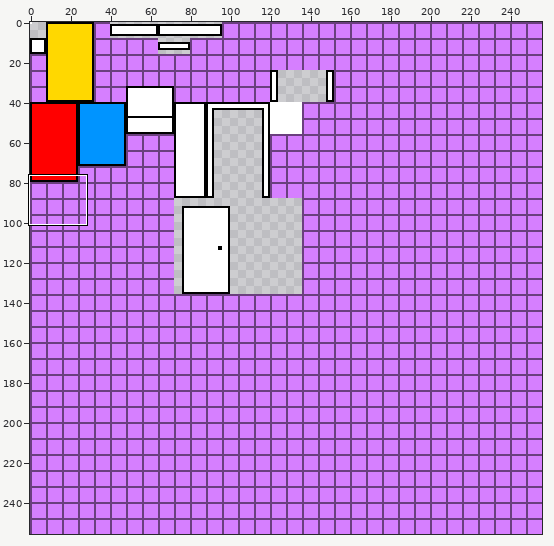
Two versions of one sprite sheet, assets/textures/all.png. The first picture is a wide view before the edit; the outline marks the close-up.
Close-up. As it was:
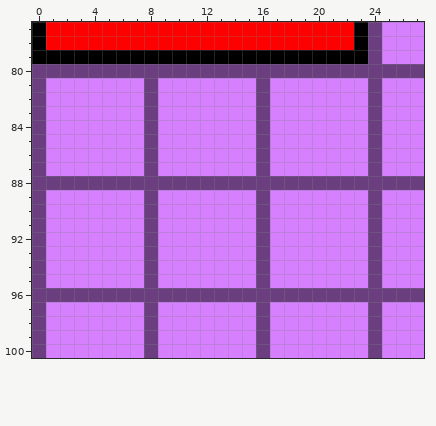
The file is 256x256 pixels. Shown: x 0..27, y 77..100.
The same view after the edit:
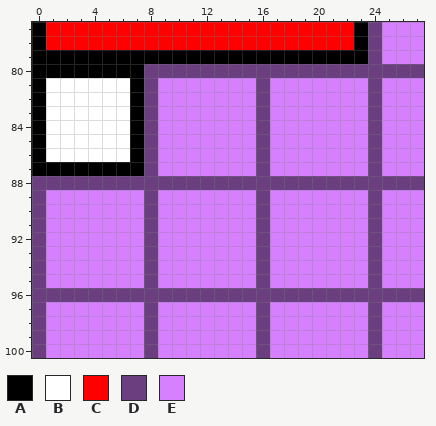
Palette (. is transparent): A #000000  B #ffffff  C #ff0000  D #6b3f7f  E #d67fff
What changed:
{"y":80,"x":0,"old":"DDDDDDDD","new":"AAAAAAAA"}
{"y":81,"x":0,"old":"DEEEEEEE","new":"ABBBBBBA"}
{"y":82,"x":0,"old":"DEEEEEEE","new":"ABBBBBBA"}
{"y":83,"x":0,"old":"DEEEEEEE","new":"ABBBBBBA"}
{"y":84,"x":0,"old":"DEEEEEEE","new":"ABBBBBBA"}
{"y":85,"x":0,"old":"DEEEEEEE","new":"ABBBBBBA"}
{"y":86,"x":0,"old":"DEEEEEEE","new":"ABBBBBBA"}
{"y":87,"x":0,"old":"DEEEEEEE","new":"AAAAAAAA"}
